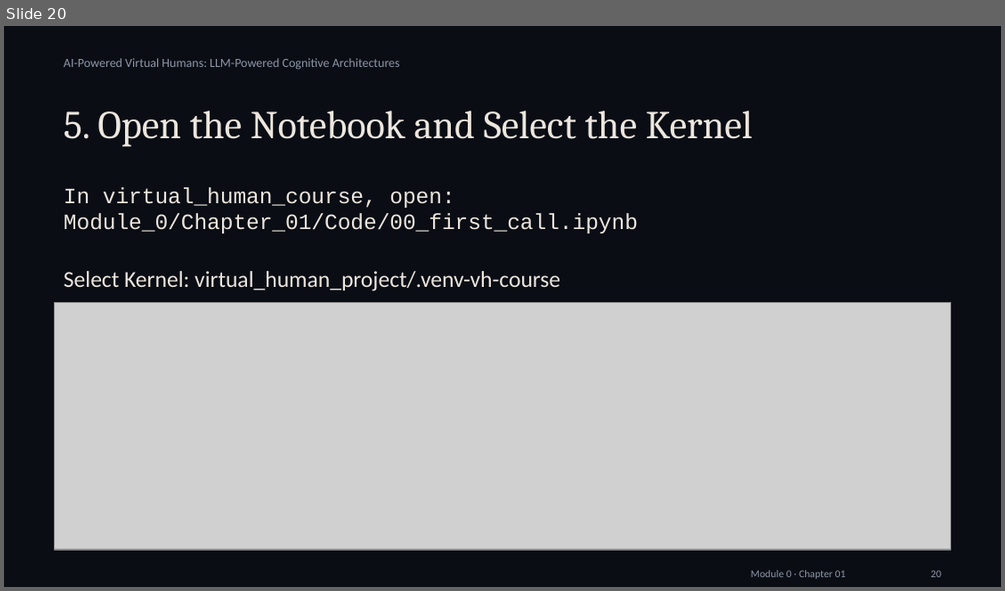
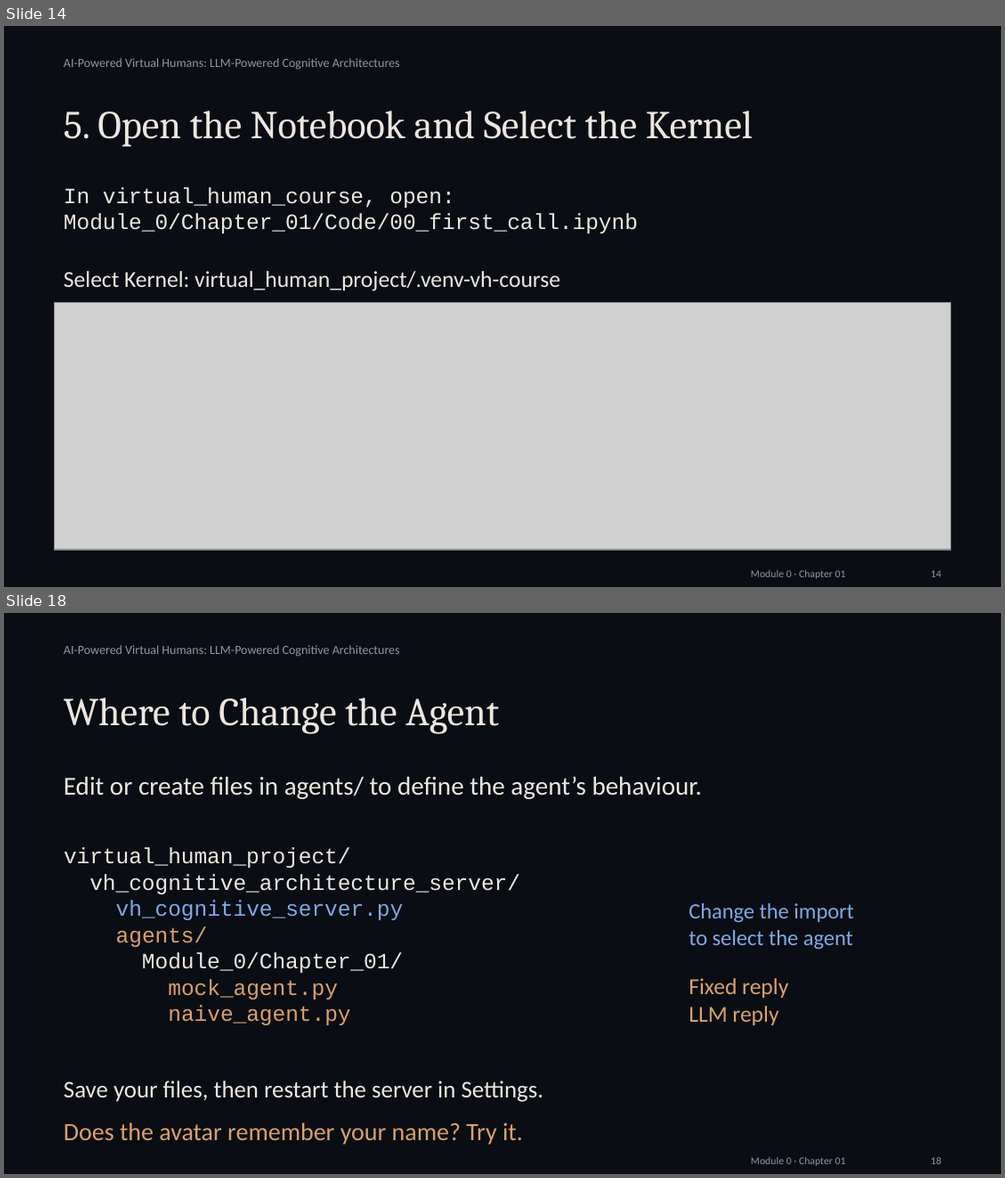
Before and after one commit to alessandropec/virtual-humans-cognitive-architectures, a slide deck: virtual_human_course/Module_0/Chapter_01/Slides/Module_0_Chapter_01_Introduction_and_Setup.pptx. Shown one above the other, each under a label of ours: slide 20 before the commit, slides 14 and 18 after it; the slides between them are not shown. The pictures are 1005x591 and 1005x1178 pixels, drawn with LibreOffice and Linux fonts; fonts in the diff are those of the drawing; grey boxes stand for pictures. Boxes give left, top, right and bottom in pixels: in the first picture for what was removed or moved away, otherwise in the second. Text is boxed around its words. In the diff, an @@ line names an element or a change of style, - is before the commit and + after.

Commit message:
Revise Module 0 tutorial and organize course agents by chapter

```diff
--- a/virtual_human_course/Module_0/Chapter_01/Slides/Module_0_Chapter_01_Introduction_and_Setup.pptx
+++ b/virtual_human_course/Module_0/Chapter_01/Slides/Module_0_Chapter_01_Introduction_and_Setup.pptx
@@ slide 18 added at [4,613,1001,1174], background #0A0D14 @@
@@ text added at [64,645,400,657], 9 pt, text #8E97A8 @@
+AI-Powered Virtual Humans: LLM-Powered Cognitive Architectures
@@ text added at [64,698,499,734], 28.5 pt, text #ECE6DE @@
+Where to Change the Agent
@@ text added at [64,776,702,799], 18.8 pt, text #ECE6DE @@
+Edit or create files in agents/ to define the agent’s behaviour.
@@ text added at [64,848,520,1025], 15.8 pt, text #ECE6DE @@
+virtual_human_project/
+vh_cognitive_architecture_server/
+vh_cognitive_server.py
+agents/
+Module_0/Chapter_01/
+mock_agent.py
+naive_agent.py
@@ text added at [688,903,854,949], 15.8 pt, text #7FA8E3 @@
+Change the import
+to select the agent
@@ text added at [688,978,788,1025], 16.5 pt, text #D9A06B @@
+Fixed reply
+LLM reply
@@ text added at [64,1080,544,1102], 17.2 pt, text #ECE6DE @@
+Save your files, then restart the server in Settings.
@@ text added at [64,1122,523,1144], 18 pt, text #D9A06B @@
+Does the avatar remember your name? Try it.
@@ text added at [751,1157,846,1166], 7.5 pt, text #8E97A8 @@
+Module 0 · Chapter 01
@@ text added at [930,1157,941,1164], 7.5 pt, text #8E97A8 @@
+18
@@ what was slide 20 is now slide 14 @@
@@ slide 14 changed as well @@
@@ text at [930,570,941,577]: text changed @@
-20
+14
```
Also in this commit, not shown: 17 other slides changed, 1 other slide added, 13 other files.
